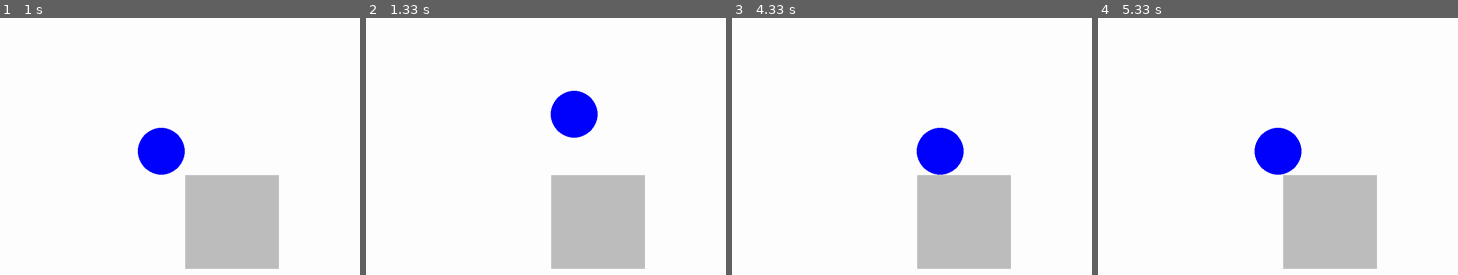
Above: before the commit, frames 1-4 (left to right).
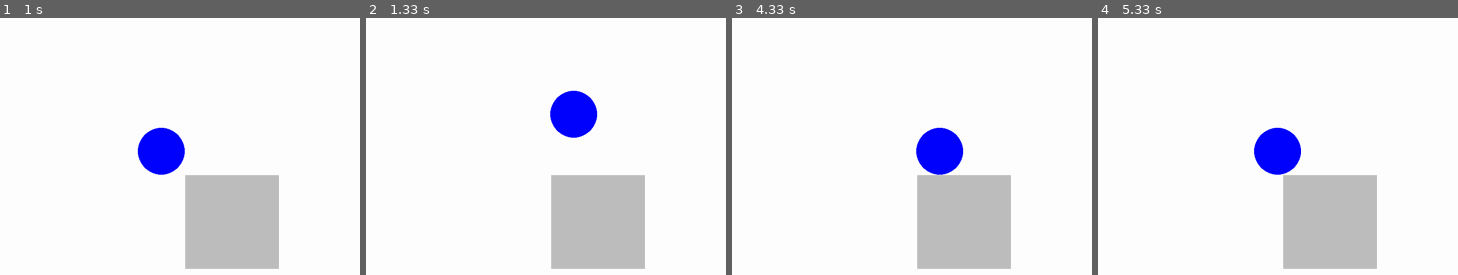
Above: after the commit, the same moments.

Repository: binaerverkehr/pygamece-tutorial
Game: pygame game, started from main.py
The game is run twice, just before and just after one commit, with the same random seed, the same clock (stepped at 60 frames per second) and the same inputs.
Inputs:
- Up to frame 1 (1 s): hold D 0.33-0.8 s; hold W from 0.83 s (still down)
- Up to frame 2 (1.33 s): release W at 1.13 s; hold D from 1.17 s (still down)
- Up to frame 3 (4.33 s): release D at 1.63 s; hold A 1.67-2.2 s; hold S 2.23-2.53 s; hold A 2.57-2.97 s; hold W 3-3.37 s; hold D 3.4-4.03 s; hold S from 4.07 s (still down)
- Up to frame 4 (5.33 s): release S at 4.43 s; hold A 4.47-4.93 s; hold D from 4.97 s (still down)

Frame 1 is identical in both runs. In frame 2, 0.2% of the frame differs, in the area x 51-65%, y 28-47%; in frame 3, 0.2%, in the area x 51-65%, y 42-62%; in frame 4, 0.2%.

Commit message:
Feine Kollision

Diff:
--- a/main.py
+++ b/main.py
@@ -40,27 +40,32 @@
     if keys[pygame.K_d]:
         movement_x += movement
 
-    previous_x = player.x
-    player.x += movement_x
+    steps = int(movement) + 1
+    step_x = movement_x / steps
+    step_y = movement_y / steps
 
-    if player.x - player.radius < 0:
-        player.x = player.radius
-    if player.x + player.radius > WINDOW_WIDTH:
-        player.x = WINDOW_WIDTH - player.radius
+    for step in range(steps):
+        previous_x = player.x
+        player.x += step_x
 
-    if player.overlaps_rect(obstacle):
-        player.x = previous_x
+        if player.x - player.radius < 0:
+            player.x = player.radius
+        if player.x + player.radius > WINDOW_WIDTH:
+            player.x = WINDOW_WIDTH - player.radius
 
-    previous_y = player.y
-    player.y += movement_y
+        if player.overlaps_rect(obstacle):
+            player.x = previous_x
 
-    if player.y - player.radius < 0:
-        player.y = player.radius
-    if player.y + player.radius > WINDOW_HEIGHT:
-        player.y = WINDOW_HEIGHT - player.radius
+        previous_y = player.y
+        player.y += step_y
 
-    if player.overlaps_rect(obstacle):
-        player.y = previous_y
+        if player.y - player.radius < 0:
+            player.y = player.radius
+        if player.y + player.radius > WINDOW_HEIGHT:
+            player.y = WINDOW_HEIGHT - player.radius
+
+        if player.overlaps_rect(obstacle):
+            player.y = previous_y
 
     window.fill("white")
 
